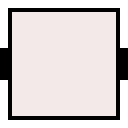
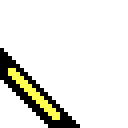
Before/after of a 128 × 128 layered artwork. What changed in the layer stack:
hid group "Block State" (1 layers) over [4, 8, 128, 120]
showed group "Curve" (8 layers) over [4, 48, 80, 128]
painted on "Layer 4 copy 2" over [4, 48, 80, 124]
showed group "Occ" (25th of 26, in "Curve") (2 layers) over [4, 48, 80, 128]
painted on "Layer 4 copy" over [4, 48, 80, 124]
